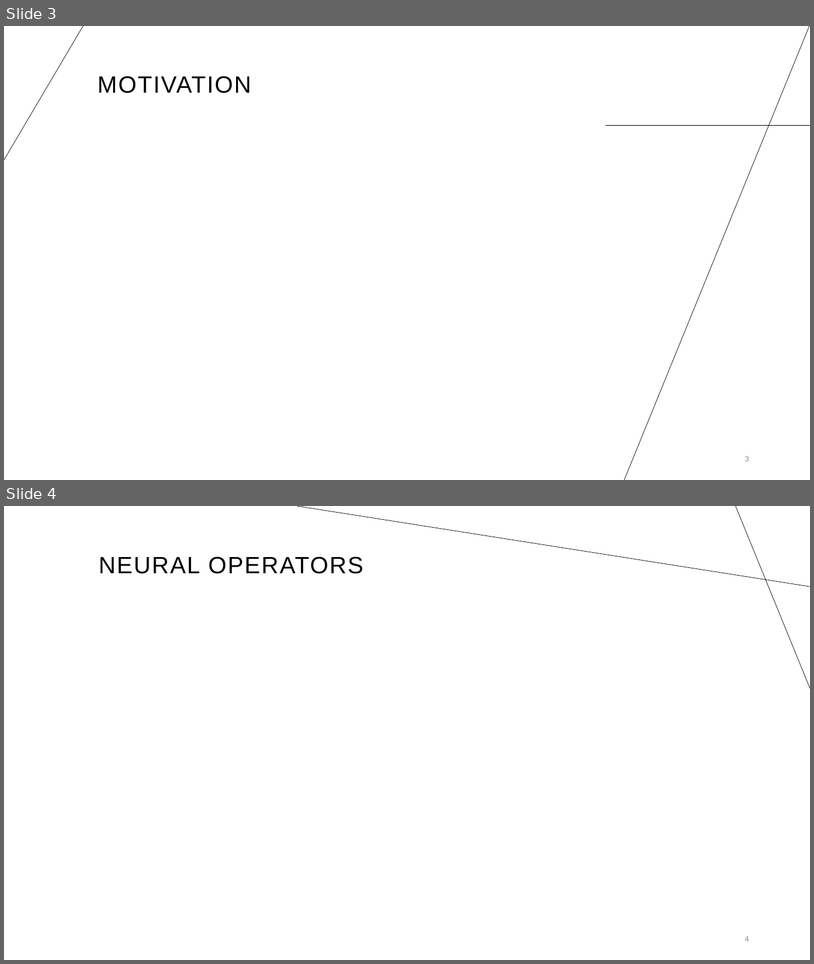
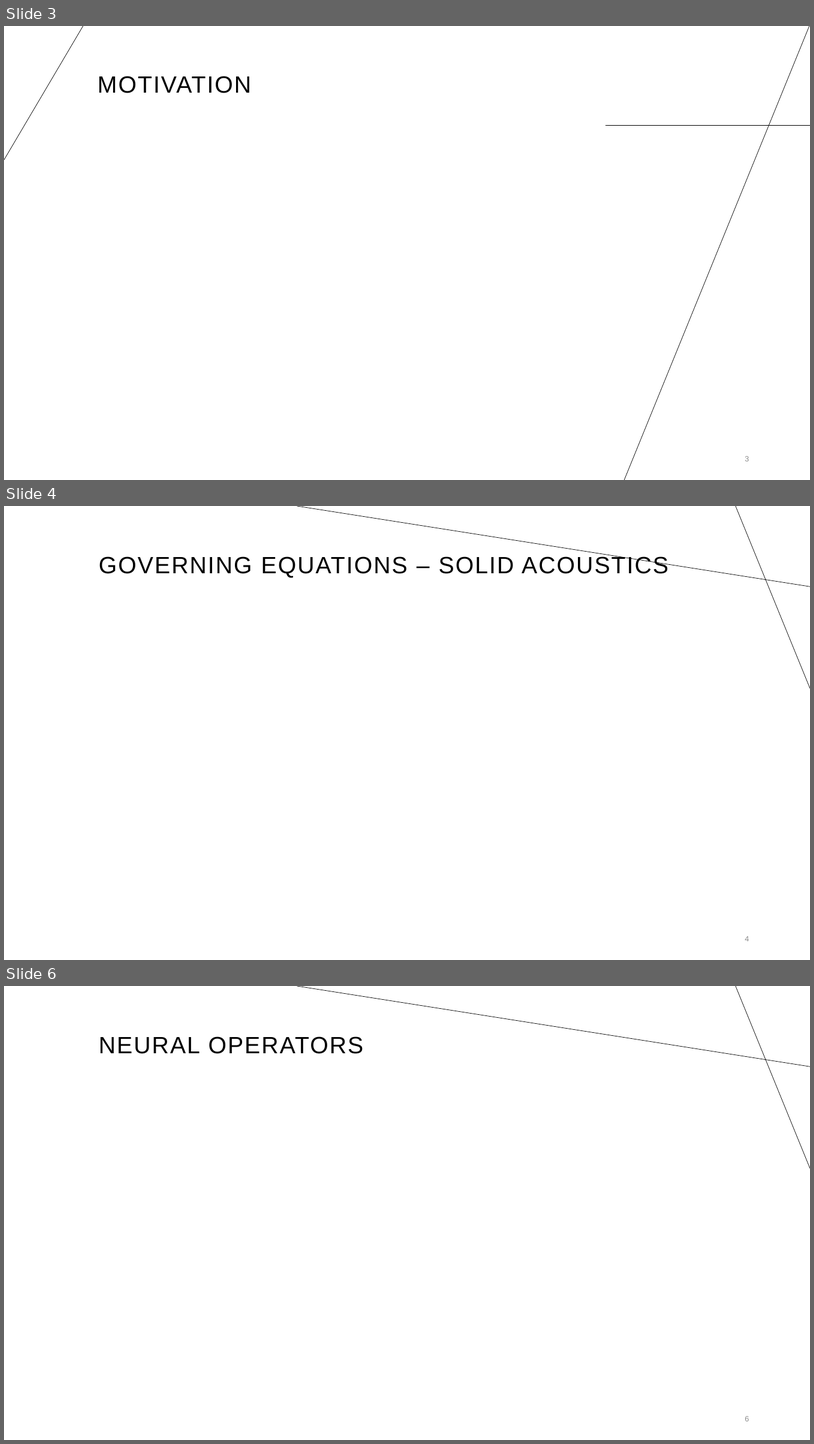
Before and after one commit to trutheresy/NO-2D-Metamaterials, a slide deck: Fourier Neural Operators.pptx. Shown one above the other, each under a label of ours: slides 3 and 4 before the commit, slides 3, 4 and 6 after it; the slides between them are not shown. The pictures are 814x964 and 814x1444 pixels, drawn with LibreOffice and Linux fonts; fonts in the diff are those of the drawing; grey boxes stand for pictures. Boxes give left, top, right and bottom in pixels: in the first picture for what was removed or moved away, otherwise in the second. Text is boxed around its words. In the diff, an @@ line names an element or a change of style, - is before the commit and + after.

```diff
--- a/Fourier Neural Operators.pptx
+++ b/Fourier Neural Operators.pptx
@@ slide 4 added at (x1=4, y1=506, x2=810, y2=960), background #FFFFFF; not listed: 2 template elements that a slide beside it also shows @@
@@ title added at (x1=99, y1=555, x2=669, y2=578), 28 pt, text #000000 @@
+GOVERNING EQUATIONS – SOLID ACOUSTICS
@@ page number added at (x1=745, y1=936, x2=749, y2=941), 9 pt, text #8C8C8C @@
+4
@@ what was slide 4 is now slide 6 @@
@@ page number at (x1=745, y1=1416, x2=749, y2=1421): text changed @@
-4
+6
```
Also in this commit, not shown: 1 other slide added.
